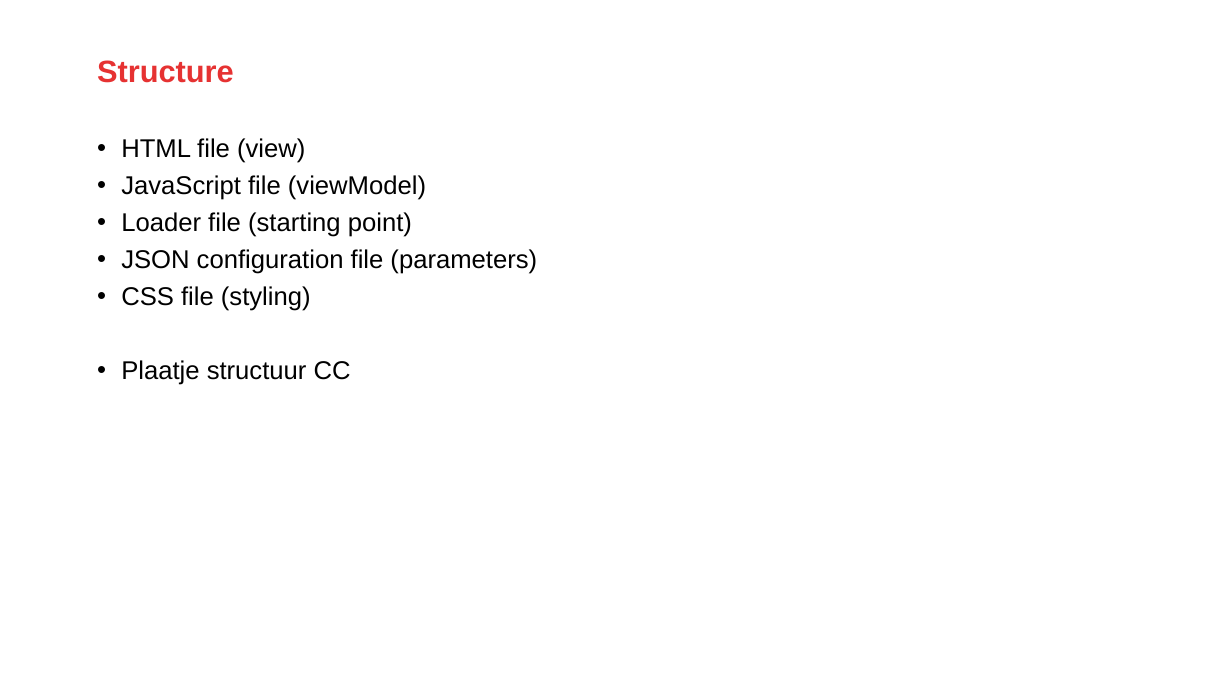
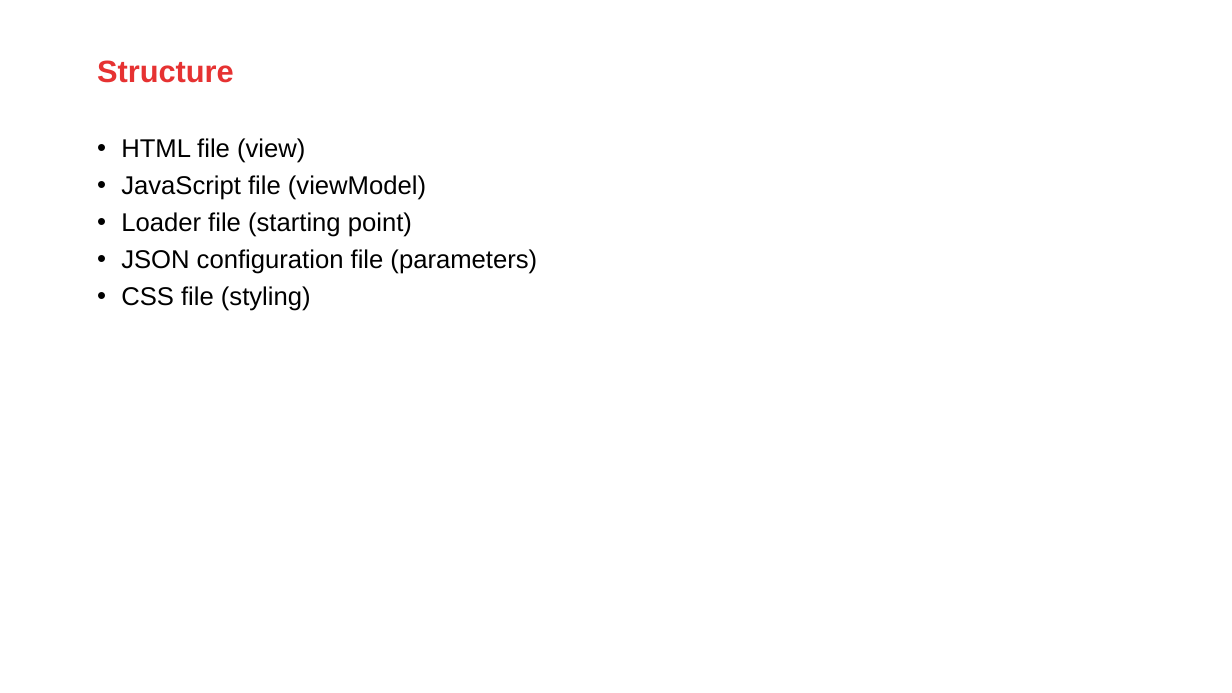
Before and after one commit to jeroenRX/AmisJetTraining, a slide deck: slide 92 of presentation overview.pptx (slide 66 before the commit). Drawn at 1232x693 pixels with LibreOffice and Linux fonts; fonts in the diff are those of the drawing; background and template pictures are left out. Boxes give left, top, right and bottom in pixels: in the first picture for what was removed or moved away, otherwise in the second. Text is boxed around its words. In the diff, an @@ line names an element or a change of style, - is before the commit and + after.

```diff
--- a/presentation overview.pptx
+++ b/presentation overview.pptx
@@ text at (121, 360, 351, 385): paragraph removed @@
-• Plaatje structuur CC
```
Also in this commit, not shown: 75 other slides changed, 28 slides added, 3 slides removed.
